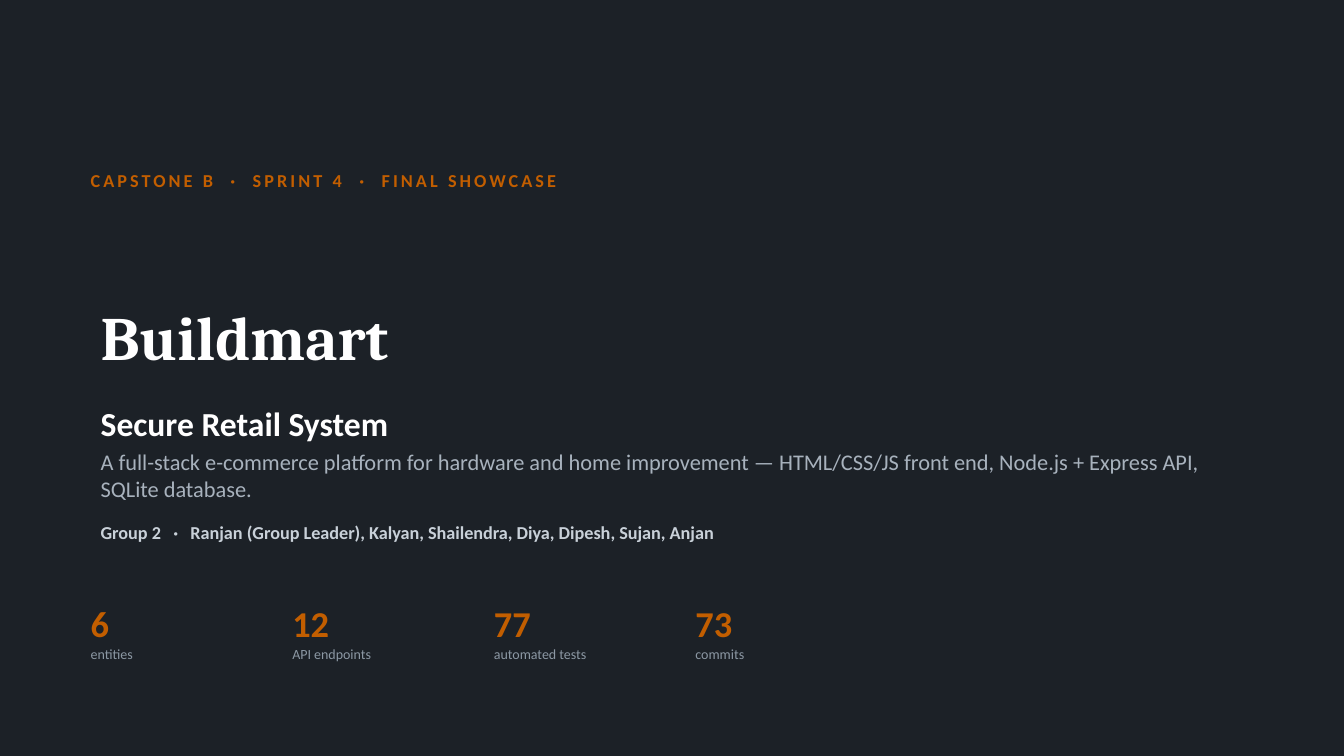
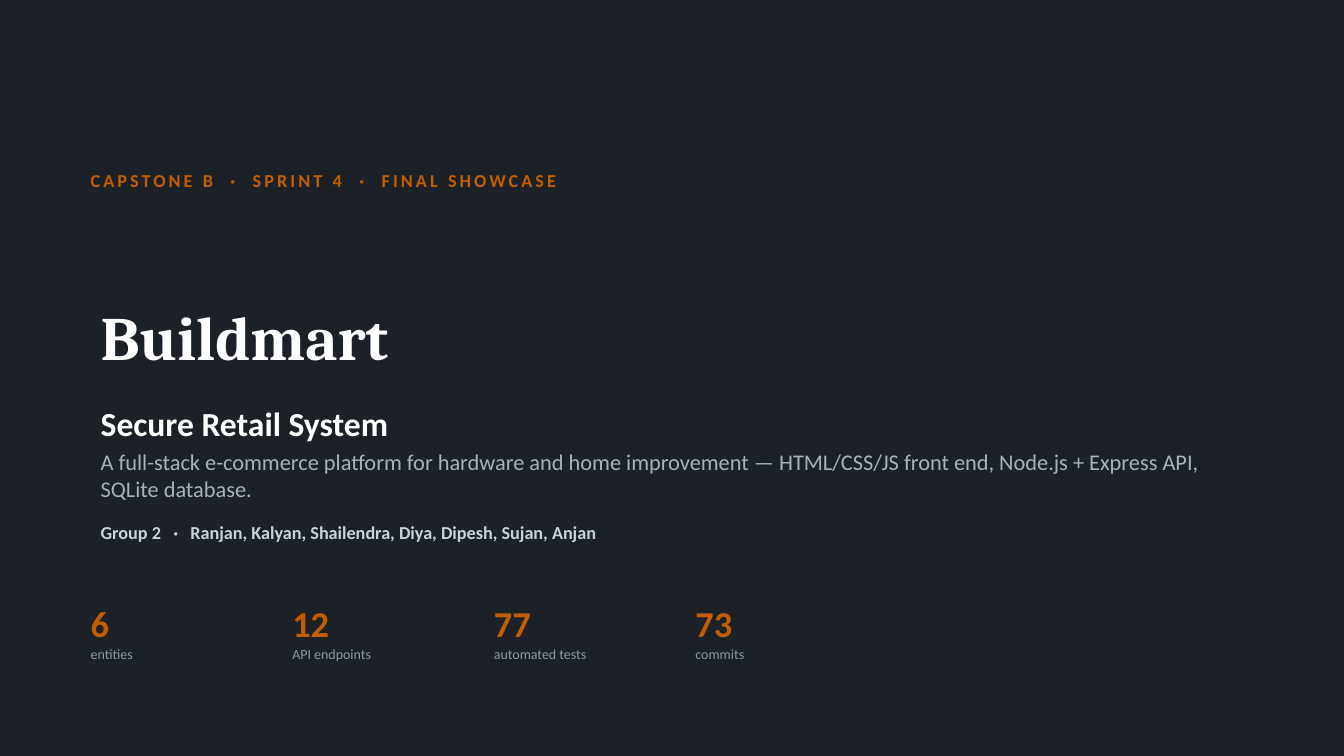
Before and after one commit to CapstoneAB/capstone_A_B, a slide deck: slide 1 of docs/sprint4/presentation/Buildmart-Sprint4-Final-Presentation.pptx. Drawn at 1344x756 pixels with LibreOffice and Linux fonts; fonts in the diff are those of the drawing. Boxes give left, top, right and bottom in pixels: in the first picture for what was removed or moved away, otherwise in the second. Text is boxed around its words. In the diff, an @@ line names an element or a change of style, - is before the commit and + after.

```diff
--- a/docs/sprint4/presentation/Buildmart-Sprint4-Final-Presentation.pptx
+++ b/docs/sprint4/presentation/Buildmart-Sprint4-Final-Presentation.pptx
@@ text at bbox=[101, 526, 596, 542]: text changed @@
-Group 2 · Ranjan (Group Leader), Kalyan, Shailendra, Diya, Dipesh, Sujan, Anjan
+Group 2 · Ranjan, Kalyan, Shailendra, Diya, Dipesh, Sujan, Anjan
```
Also in this commit, not shown: 1 other slide changed, 1 other file.
